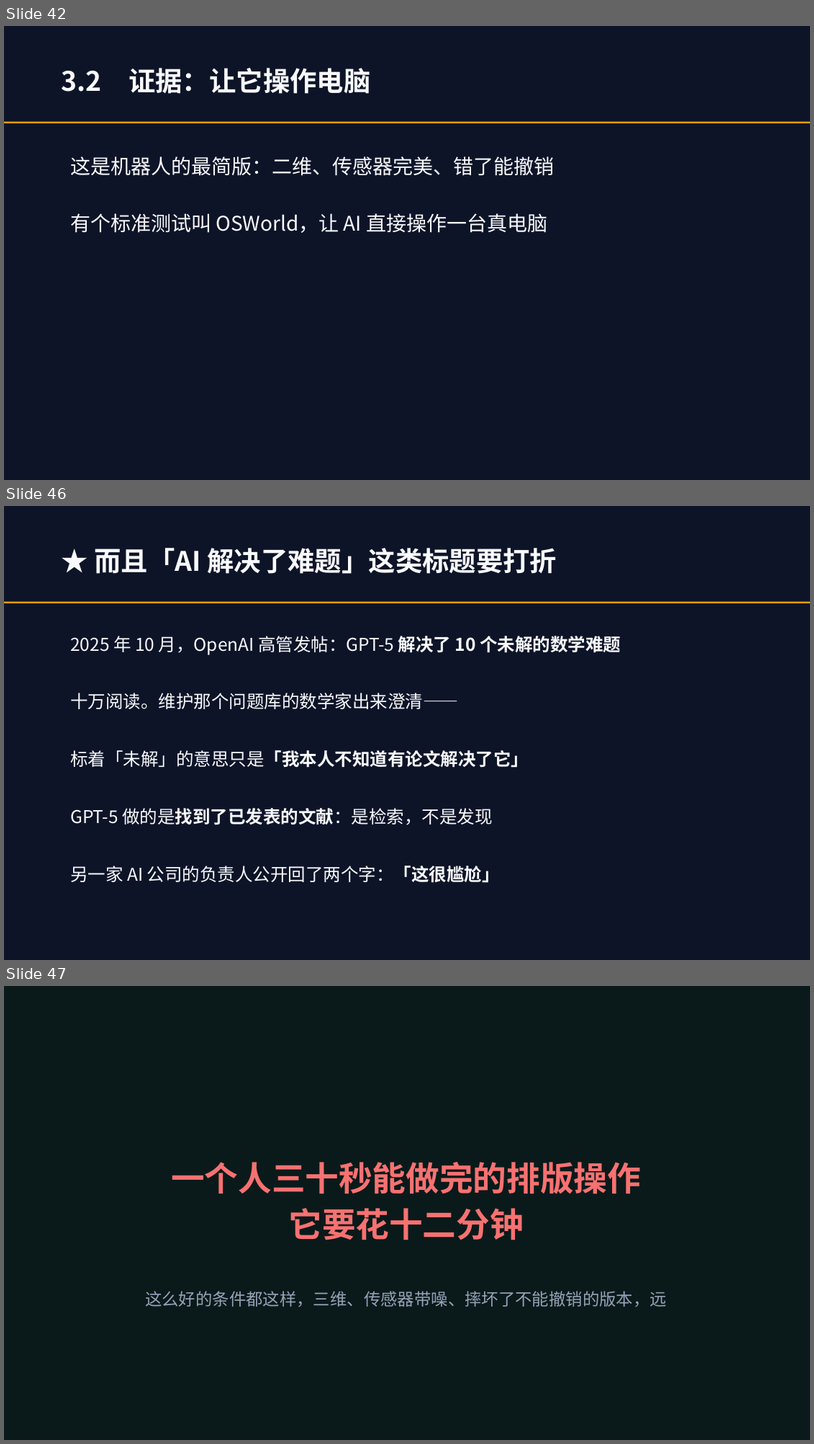
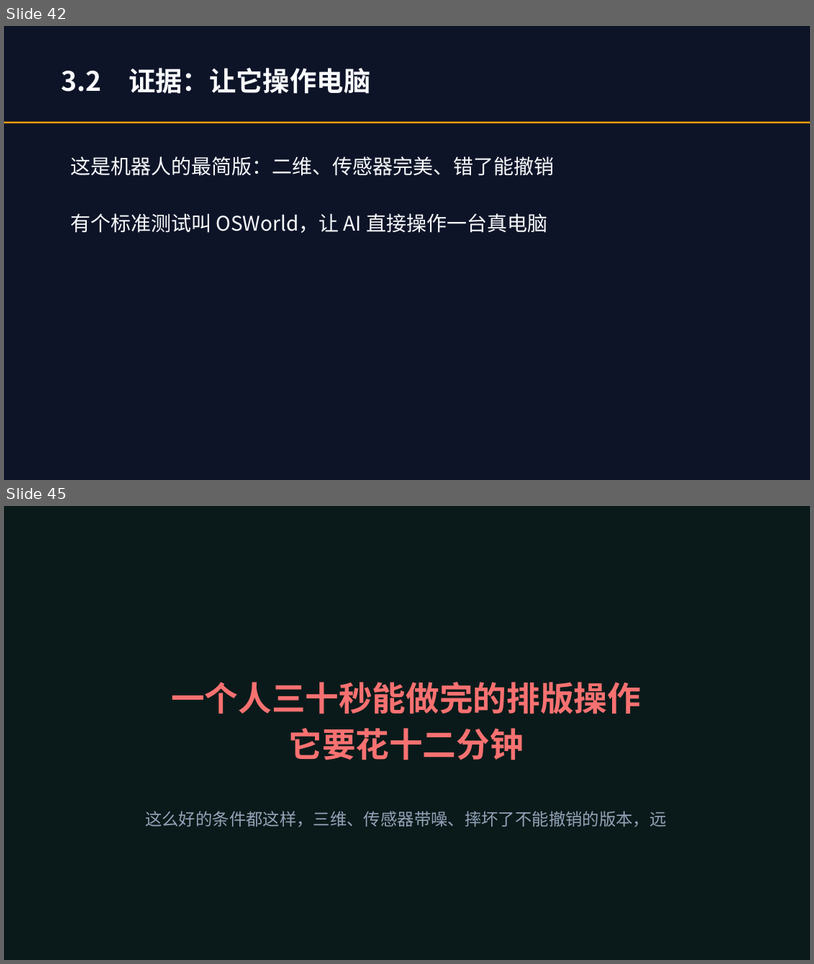
Before and after one commit to lmxxf/ai-theorys-study, a slide deck: wechat/curriculum/智能通识课.pptx. Shown one above the other, each under a label of ours: slides 42, 46 and 47 before the commit, slides 42 and 45 after it; the slides between them are not shown. The pictures are 814x1444 and 814x964 pixels, drawn with LibreOffice and Linux fonts; fonts in the diff are those of the drawing. Boxes give left, top, right and bottom in pixels: in the first picture for what was removed or moved away, otherwise in the second. Text is boxed around its words. In the diff, an @@ line names an element or a change of style, - is before the commit and + after.

```diff
--- a/wechat/curriculum/智能通识课.pptx
+++ b/wechat/curriculum/智能通识课.pptx
@@ slide 46 removed at bbox=[4, 506, 810, 960], background #0E1428 @@
@@ text removed at bbox=[94, 548, 557, 574] @@
-★ 而且「AI 解决了难题」这类标题要打折
@@ rectangle removed at bbox=[4, 602, 810, 603] @@
@@ text removed at bbox=[70, 636, 621, 655] @@
-2025 年 10 月，OpenAI 高管发帖：GPT-5 解决了 10 个未解的数学难题
@@ text removed at bbox=[70, 692, 458, 709] @@
-十万阅读。维护那个问题库的数学家出来澄清——
@@ text removed at bbox=[70, 750, 529, 767] @@
-标着「未解」的意思只是「我本人不知道有论文解决了它」
@@ text removed at bbox=[70, 808, 493, 825] @@
-GPT-5 做的是找到了已发表的文献：是检索，不是发现
@@ text removed at bbox=[70, 865, 500, 883] @@
-另一家 AI 公司的负责人公开回了两个字：「这很尴尬」
@@ what was slide 47 is now slide 45 @@
```
Also in this commit, not shown: 5 slides changed, 1 slide added, 2 other slides removed, 2 other files.
